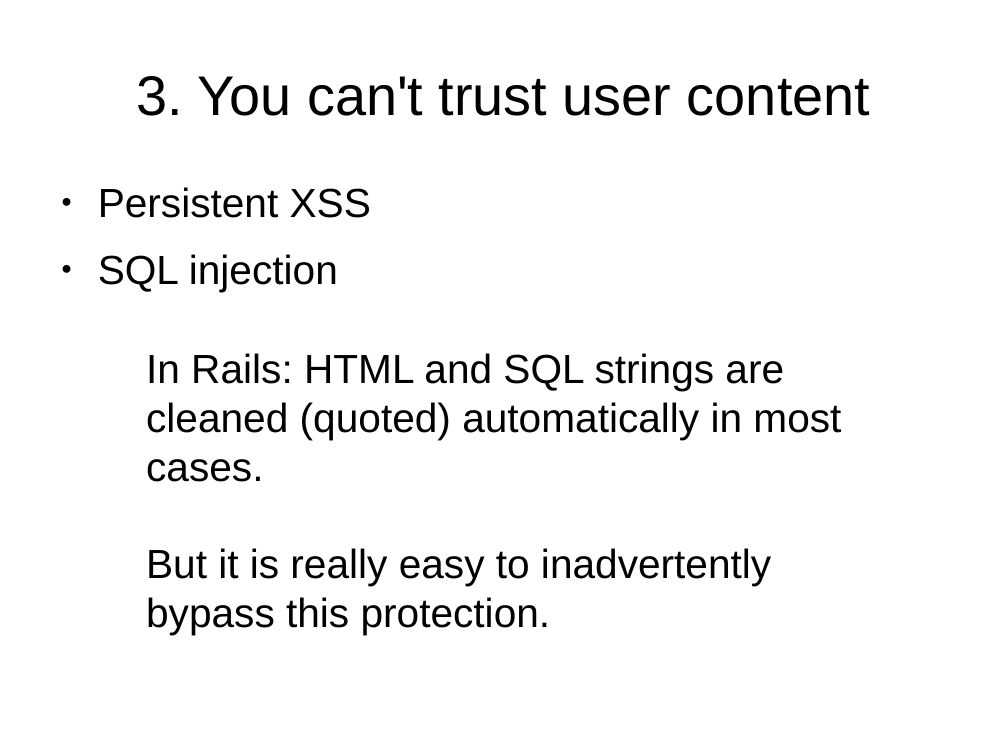
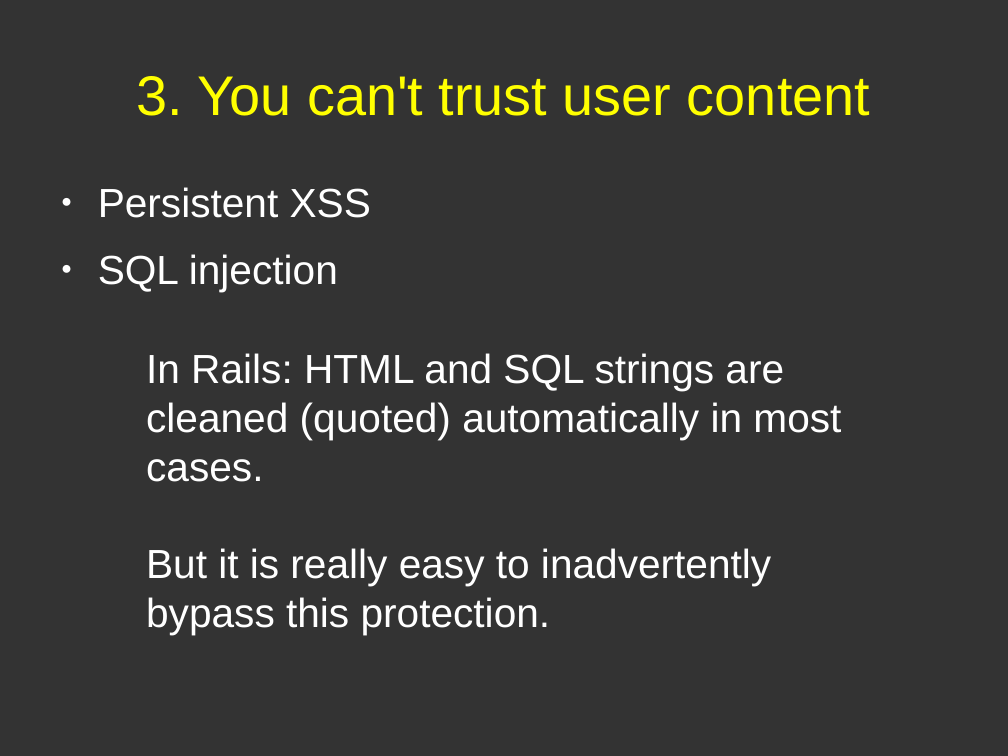
Before and after one commit to pdg137/securitypres, a slide deck: slide 6 of security.odp (slide 5 before the commit). Drawn at 1008x756 pixels with LibreOffice and Linux fonts; fonts in the diff are those of the drawing. Boxes give left, top, right and bottom in pixels: in the first picture for what was removed or moved away, otherwise in the second. Text is boxed around its words. In the diff, an @@ line names an element or a change of style, - is before the commit and + after.

```diff
--- a/security.odp
+++ b/security.odp
@@ background #FFFFFF to #333333 @@
@@ title "3. You can't trust user ..." at (136,76,870,116): text colour #000000 to #FFFF00 @@
@@ text "Persistent XSS" at (98,187,371,292): text colour #000000 to #FFFFFF; bullet colour #000000 to #FFFFFF @@
@@ text "In Rails: HTML and SQL ..." at (146,353,841,635): text colour #000000 to #FFFFFF @@
```
Also in this commit, not shown: 6 other slides changed, 2 slides added.
